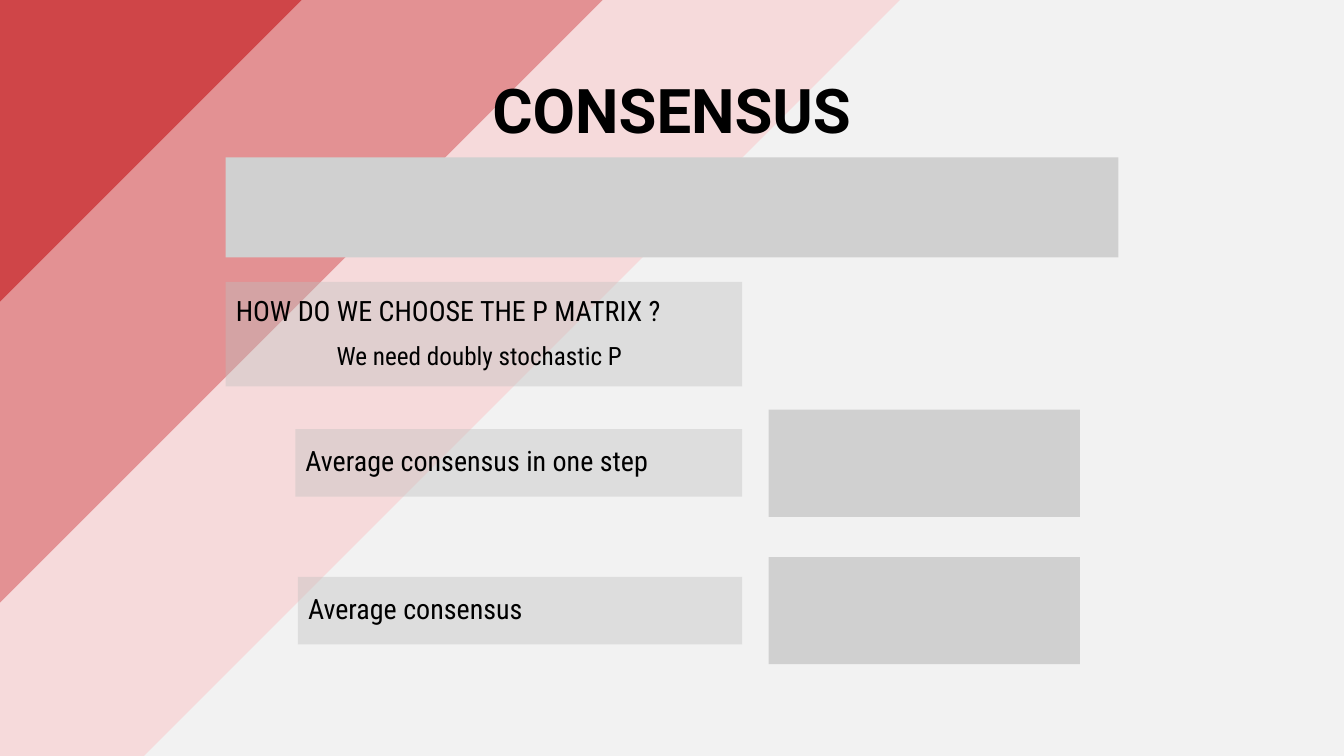
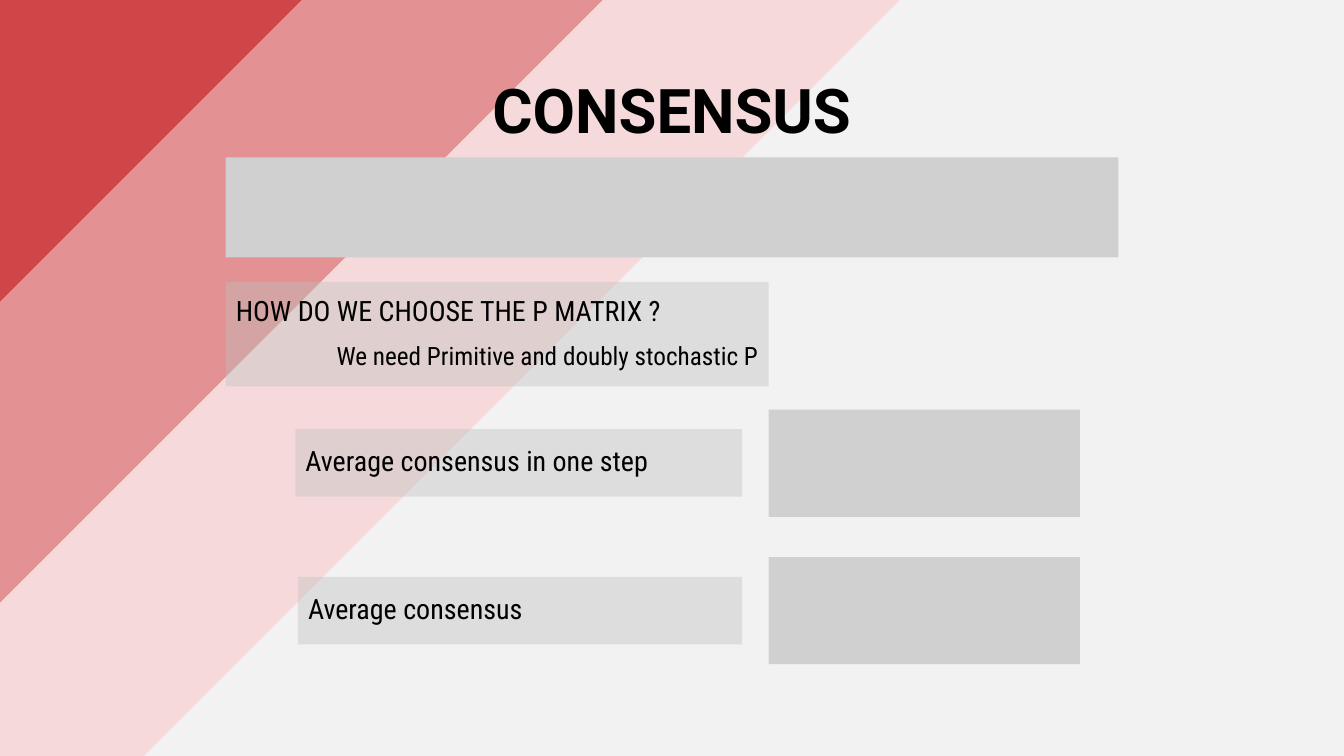
Before and after one commit to PippoGot/R-C2, a slide deck: slide 5 of documentation/presentation.pptx. Drawn at 1344x756 pixels with LibreOffice and Linux fonts; fonts in the diff are those of the drawing; grey boxes stand for pictures. Boxes give left, top, right and bottom in pixels: in the first picture for what was removed or moved away, otherwise in the second. Text is boxed around its words. In the diff, an @@ line names an element or a change of style, - is before the commit and + after.

```diff
--- a/documentation/presentation.pptx
+++ b/documentation/presentation.pptx
@@ text "HOW DO WE CHOOSE THE ...": place and size @@
-text "HOW DO WE CHOOSE THE ..." at bbox=[226, 282, 742, 387]
+text "HOW DO WE CHOOSE THE ..." at bbox=[226, 282, 769, 387]
@@ text at bbox=[337, 346, 758, 371]: text changed @@
-We need doubly stochastic P
+We need Primitive and doubly stochastic P
```
Also in this commit, not shown: 3 other slides changed, 1 other file.
